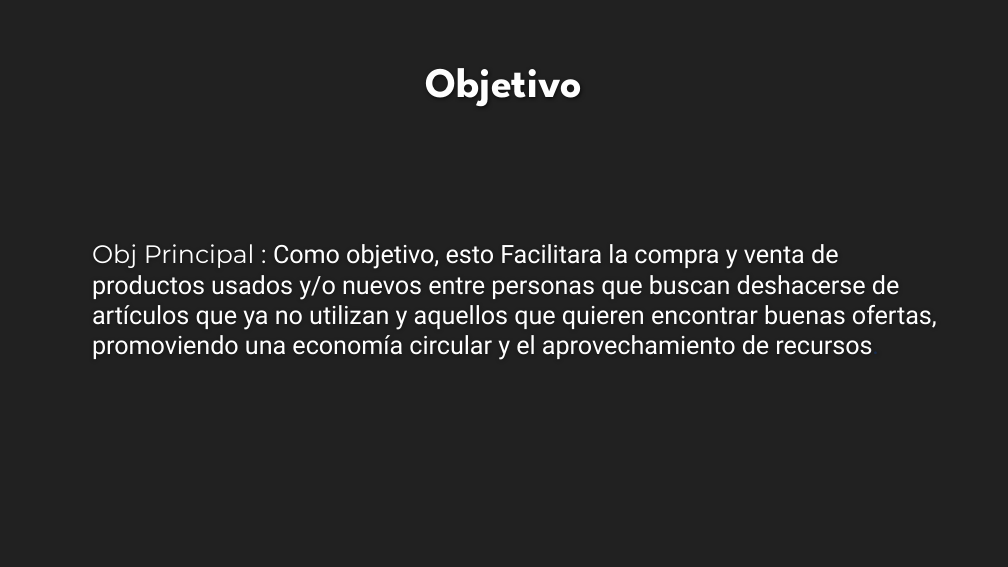
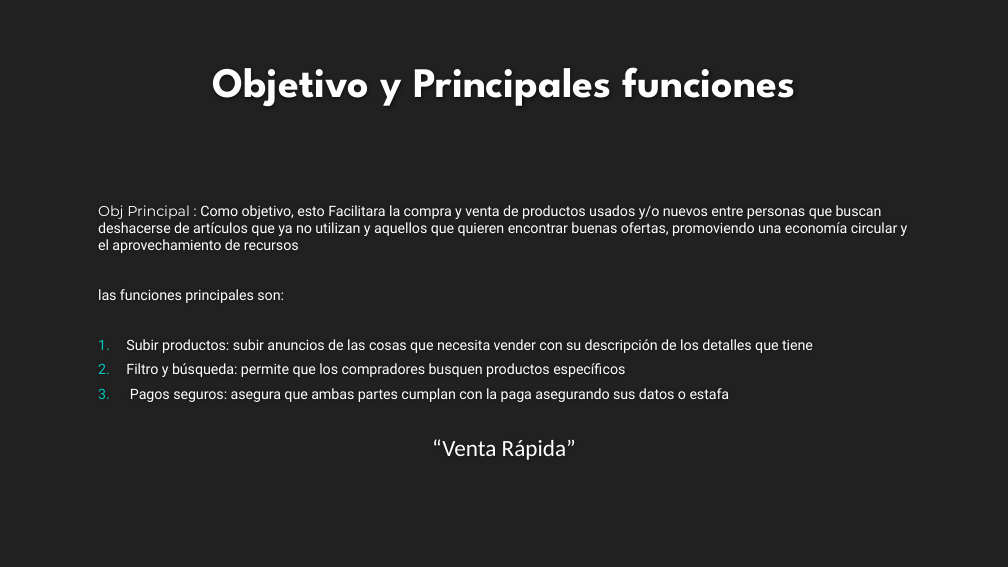
Before and after one commit to tomass204/chaocosas, a slide deck: slide 2 of ChaoCosas.pptx. Drawn at 1008x567 pixels with LibreOffice and Linux fonts; fonts in the diff are those of the drawing; background and template pictures are left out. Boxes give left, top, right and bottom in pixels: in the first picture for what was removed or moved away, otherwise in the second. Text is boxed around its words. In the diff, an @@ line names an element or a change of style, - is before the commit and + after.

```diff
--- a/ChaoCosas.pptx
+++ b/ChaoCosas.pptx
@@ title at [212,67,795,106]: text changed @@
-Objetivo
+Objetivo y Principales funciones
@@ text "Obj Principal : Como objetivo, ...": place and size @@
-text "Obj Principal : Como objetivo, ..." at [92,244,937,360]
+text "Obj Principal : Como objetivo, ..." at [98,205,908,460]
@@ text at [98,205,908,253]: size 24 to 13.6 pt in "Obj Principal : Como objetivo, esto Facilitara ..."; less space between paragraphs @@
@@ text at [98,289,813,460]: paragraphs added @@
+las funciones principales son:
+1. Subir productos: subir anuncios de las cosas que necesita vender con su descripción de los detalles que tiene
+2. Filtro y búsqueda: permite que los compradores busquen productos específicos
+3. Pagos seguros: asegura que ambas partes cumplan con la paga asegurando sus datos o estafa
+“Venta Rápida”
```
Also in this commit, not shown: 1 other slide changed.
